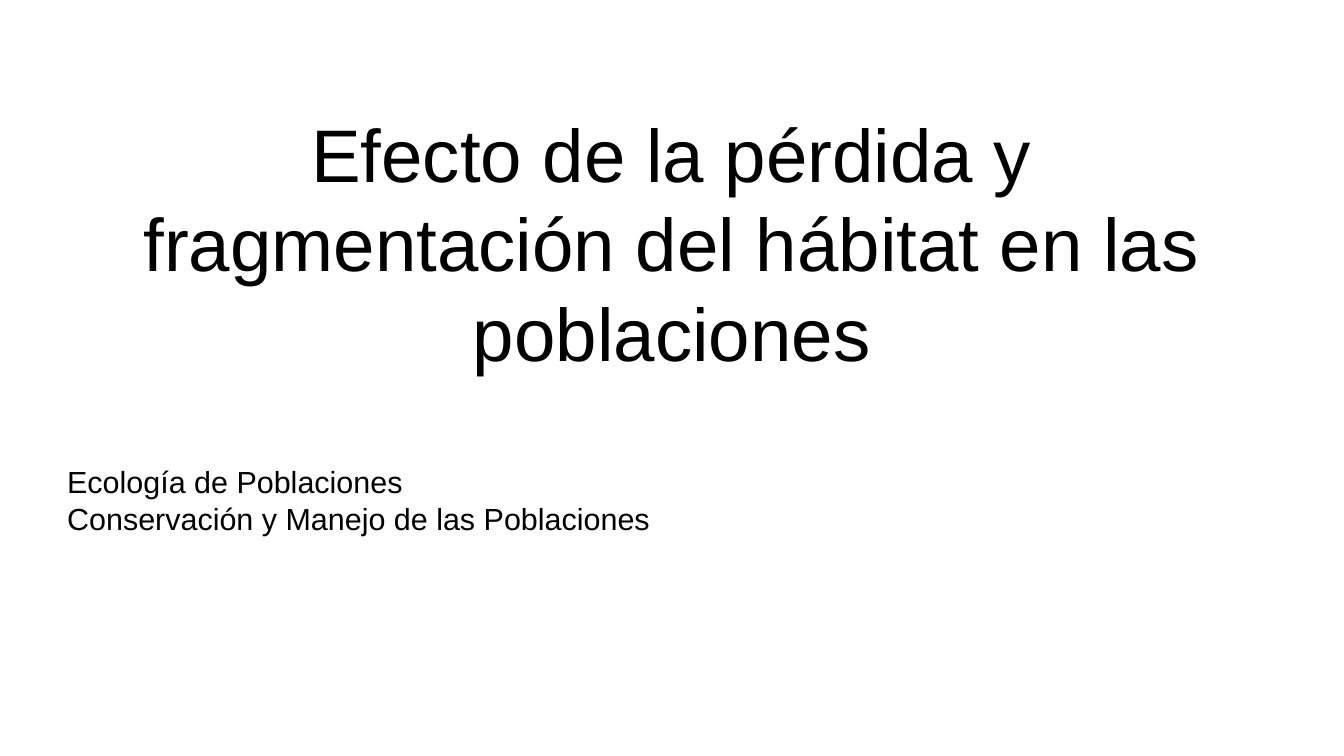
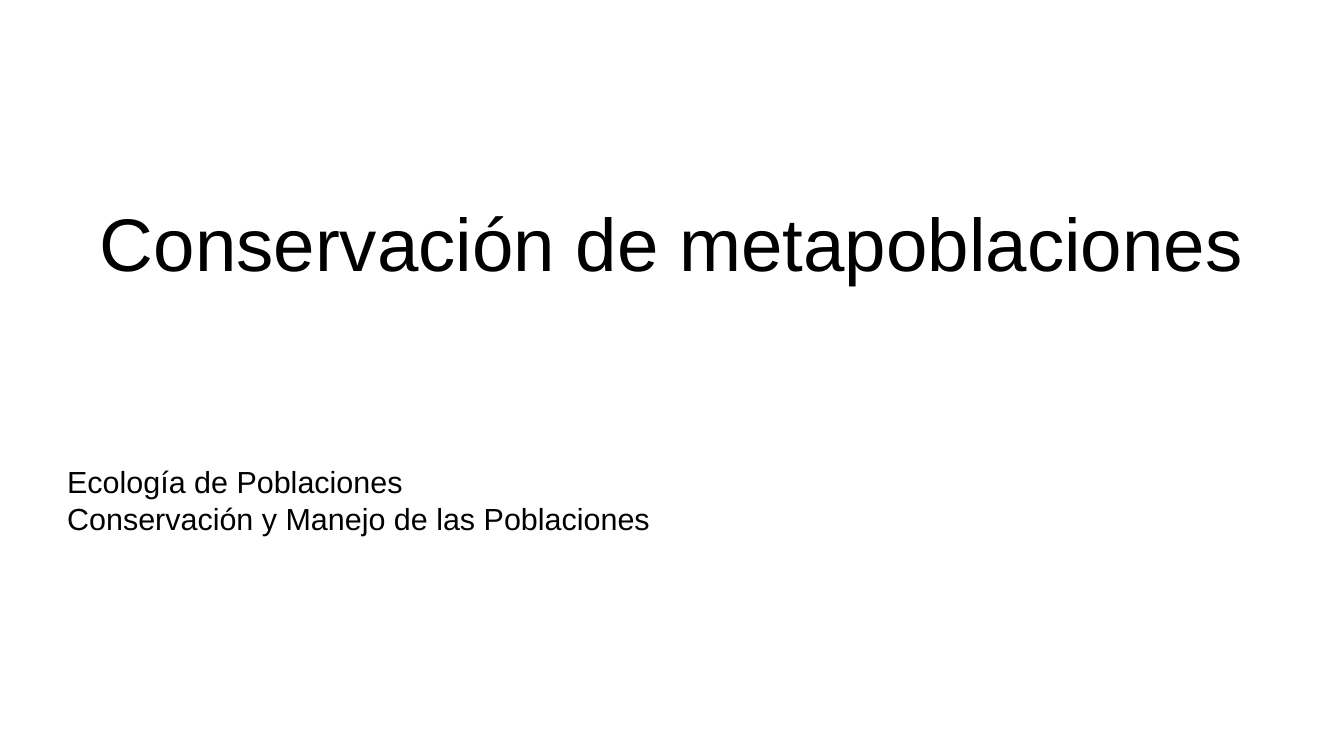
Before and after one commit to gerardommc/Ecologia-poblaciones, a slide deck: slide 1 of Unidad-5/Conservacion-meta.odp. Drawn at 1344x756 pixels with LibreOffice and Linux fonts; fonts in the diff are those of the drawing. Boxes give left, top, right and bottom in pixels: in the first picture for what was removed or moved away, otherwise in the second. Text is boxed around its words. In the diff, an @@ line names an element or a change of style, - is before the commit and + after.

```diff
--- a/Unidad-5/Conservacion-meta.odp
+++ b/Unidad-5/Conservacion-meta.odp
@@ title at box(100, 216, 1242, 285): text changed @@
-Efecto de la pérdida y fragmentación del hábitat en las poblaciones
+Conservación de metapoblaciones
```
Also in this commit, not shown: 9 slides added, 25 slides removed, 21 other files.
